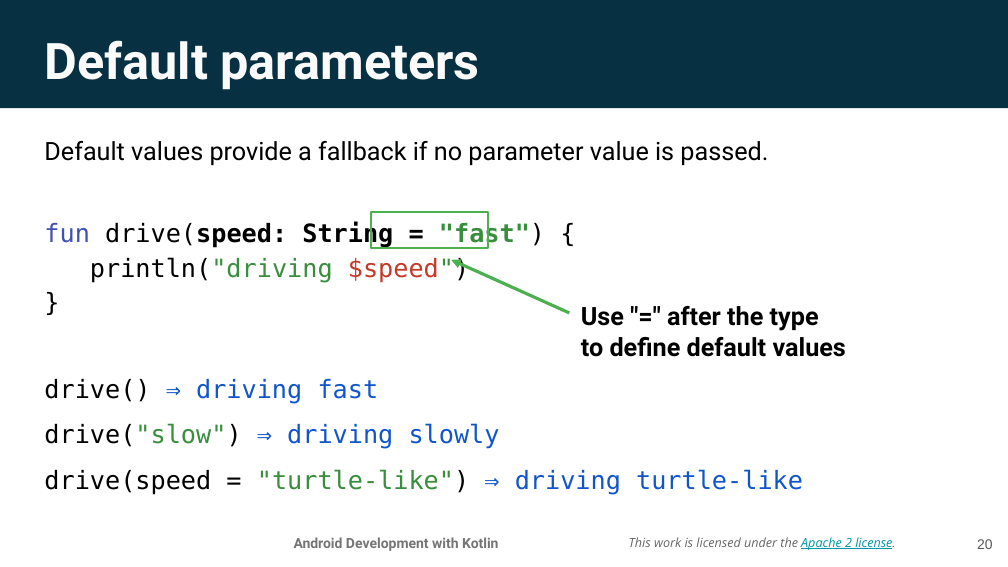
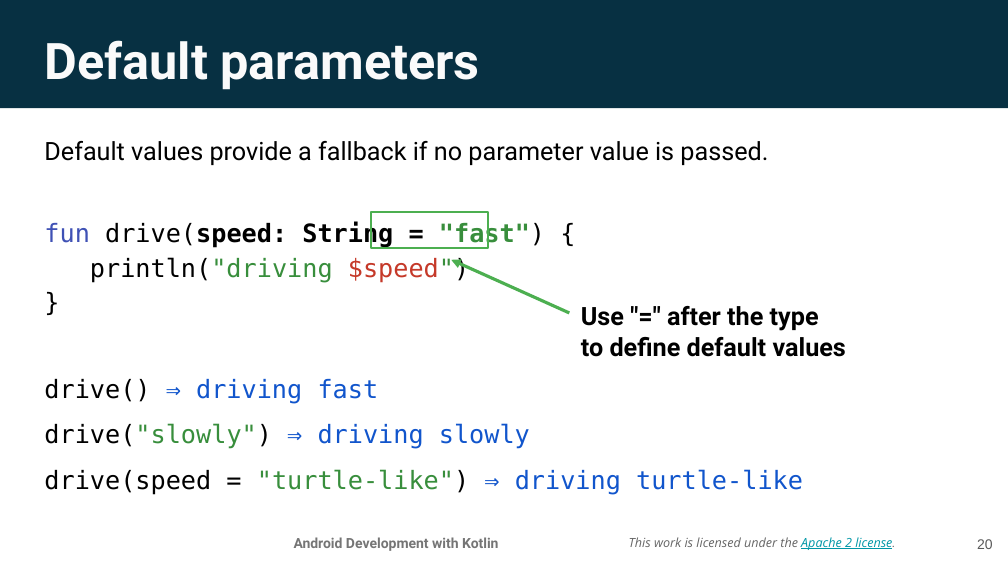
Before and after one commit to walkman617/AndroidDevKotlin, a slide deck: slide 20 of Unit1/Lesson 2 Functions.pptx. Drawn at 1008x567 pixels with LibreOffice and Linux fonts; fonts in the diff are those of the drawing; background and template pictures are left out. Boxes give left, top, right and bottom in pixels: in the first picture for what was removed or moved away, otherwise in the second. Text is boxed around its words. In the diff, an @@ line names an element or a change of style, - is before the commit and + after.

```diff
--- a/Unit1/Lesson 2 Functions.pptx
+++ b/Unit1/Lesson 2 Functions.pptx
@@ text at box(44, 423, 530, 449): text changed @@
-drive("slow") ⇒ driving slowly
+drive("slowly") ⇒ driving slowly
```
Also in this commit, not shown: 1 other slide changed.
